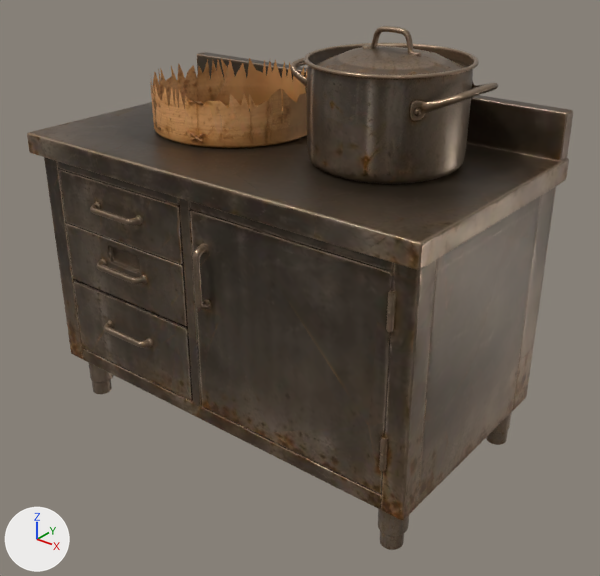
The glTF model models/k_sidecounter.glb, before and after one commit.
Rendered twice from a 50 mm camera at (2.04, -2.46, 1.25) aimed at (0.11, -0.03, -0.26). The lights are fixed; the arrows at lower left show +X, +Y and +Z. The first picture is the older version. Where no turn or scale is listed for an object, it has been applied to the vertices. Vertices at exactly the same position are counted once.
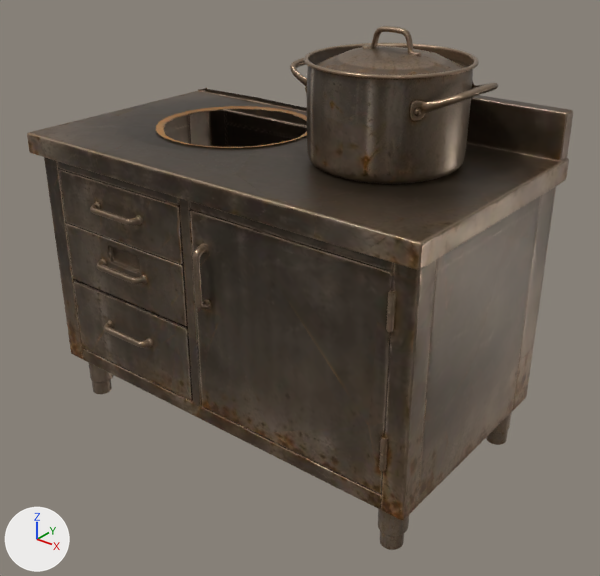
Boxes (x1, y1, x2, y2) around the edits, measured in the pictures (600 x 576 px):
part 1 of me_mesh_0, cut back
    before: (150, 52, 308, 154)
    after: (156, 89, 307, 154)

The change, as a diff of the scene's bpy script:
```diff
--- a/models/k_sidecounter.glb.py
+++ b/models/k_sidecounter.glb.py
@@ me_mesh_0 @@
 # used by ob_mesh_0; location = (-0.001, -0.004, -0.071)
-me_mesh_0.from_pydata(...)  # 104297 vertices, 208475 faces; spans x -0.95..0.95, y -0.53..0.53, z -0.88..0.88
+me_mesh_0.from_pydata(...)  # 100342 vertices, 200363 faces; spans x -0.95..0.95, y -0.53..0.53, z -0.88..0.88
+# me_mesh_0 part 1: 625 vertices moved within x -0.95..0.0, y -0.25..0.52, z 0.39..0.4; 3955 vertices removed from x -0.94..0.01, y -0.26..0.53, z 0.4..0.62
 me_mesh_0.materials.append(mat_material_0)
```
